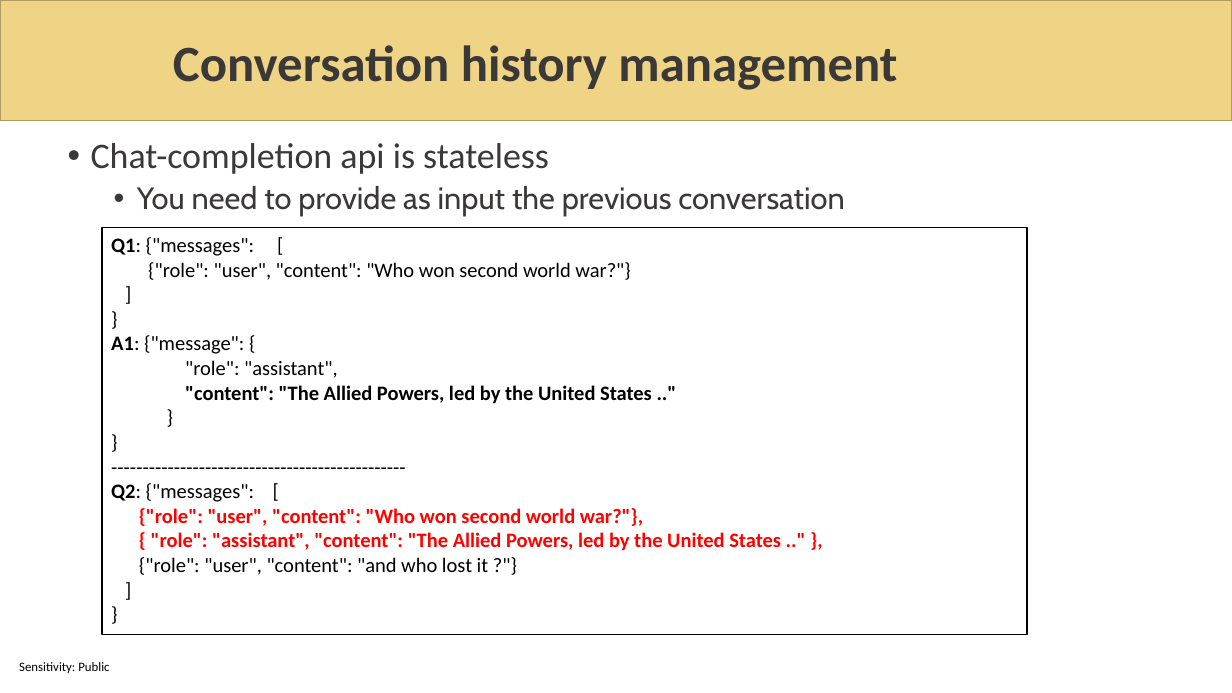
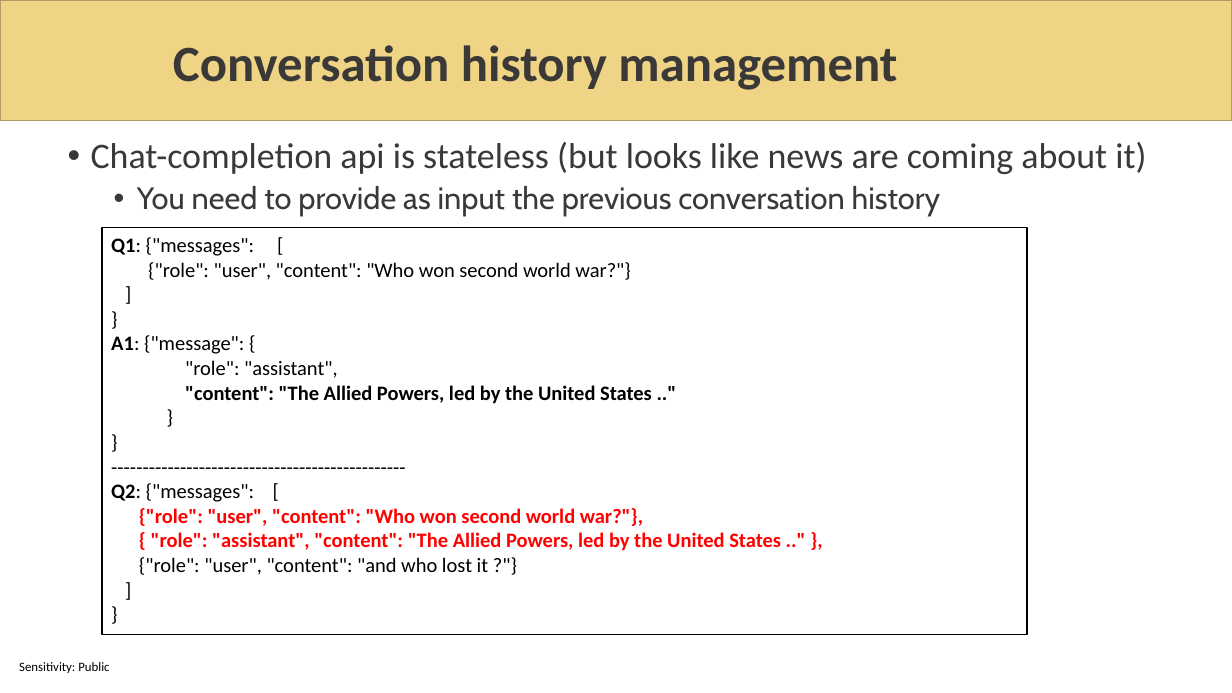
Before and after one commit to sabbadino/AzureDay2023Torino, a slide deck: slide 8 of sessions/room1_15_30/azure-day-ChatBot.pptx. Drawn at 1232x693 pixels with LibreOffice and Linux fonts; fonts in the diff are those of the drawing; background and template pictures are left out. Boxes give left, top, right and bottom in pixels: in the first picture for what was removed or moved away, otherwise in the second. Text is boxed around its words. In the diff, an @@ line names an element or a change of style, - is before the commit and + after.

```diff
--- a/sessions/room1_15_30/azure-day-ChatBot.pptx
+++ b/sessions/room1_15_30/azure-day-ChatBot.pptx
@@ text at <box>91,142,1146,216</box>: text changed; size 24 to 28 pt; font Cabin to Calibri @@
-• Chat-completion api is stateless
-  • You need to provide as input the previous conversation
+• Chat-completion api is stateless (but looks like news are coming about it)
+  • You need to provide as input the previous conversation history
```
Also in this commit, not shown: 9 other slides changed, 1 slide added, 2 slides removed, 2 other files.
